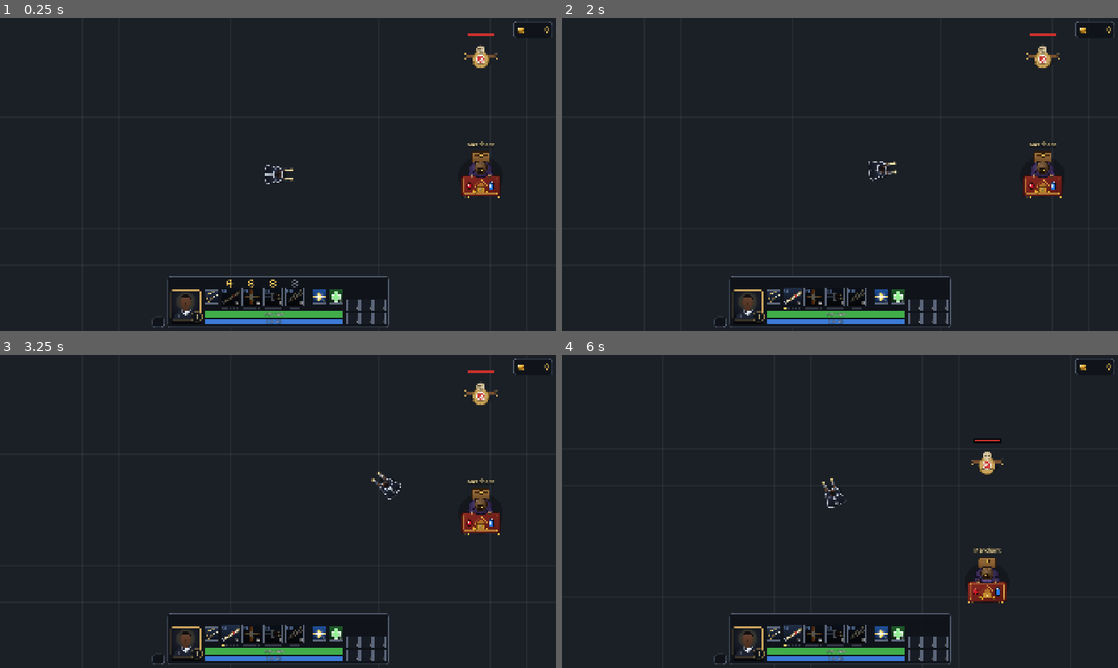
Above: before the commit, frames 1-4 (two rows, left to right).
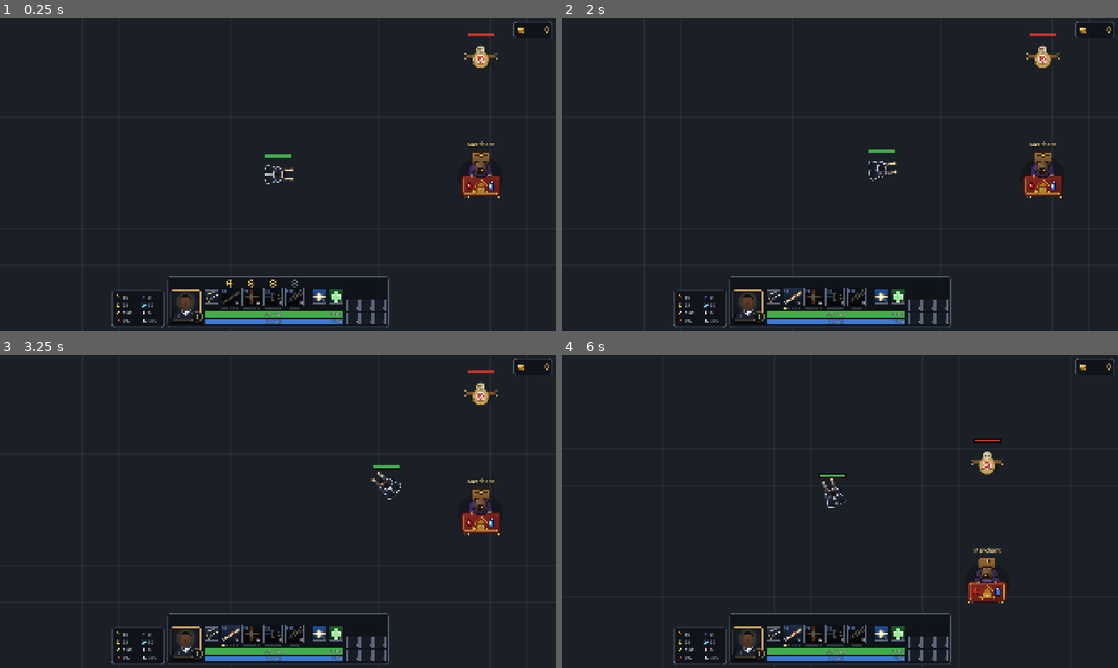
Above: after the commit, the same moments.

Repository: Anhdung1478/lucian-the-lantern
Game: Godot game, scene res://src/stage/stage.tscn
Same seed, same stepped clock (60 frames per second), same inputs: the game is played once before the commit and once after it.
Inputs (mouse positions are in pixels of both pictures, inside the frame that each line leads up to):
- Up to frame 1 (0.25 s): no input
- Up to frame 2 (2 s): click (789, 284) at 0.52 s; tap Enter at 1.25 s; move the mouse to (962, 158) at 1.27 s; press the mouse at (962, 158) at 1.28 s; right-click (962, 158) at 1.55 s
- Up to frame 3 (3.25 s): release the mouse at (400, 495) at 2 s; drag from (166, 527) to (478, 395) at 2.02 s; move the mouse to (333, 442) at 2.77 s; press the mouse at (333, 442) at 2.78 s; right-click (333, 442) at 3.05 s
- Up to frame 4 (6 s): release the mouse at (895, 442) at 3.5 s; drag from (812, 574) to (673, 464) at 3.52 s; tap Space (center_camera) at 4.25, 5.75 s; move the mouse to (1006, 558) at 4.27 s; hold P (open_backpack) 4.28-5 s; hold Space (center_camera) 4.28-5 s; click (1006, 558) at 4.42 s; right-click (1006, 558) at 4.55 s; tap Enter at 5 s; drag from (778, 411) to (984, 464) at 5.02 s; move the mouse to (801, 411) at 5.77 s; hold P (open_backpack) from 5.78 s (still down); hold Right mouse button (move) from 5.78 s (still down); tap 2 (item_2) at 5.85 s; click (801, 411) at 5.92 s

The runs differ from the first frame. In frame 1, 0.3% of the frame differs, in the area x 20-62%, y 43-99%; in frame 2, 0.3%; in frame 3, 0.3%; in frame 4, 0.3%, in the area x 20-62%, y 37-99%.
Error before the commit: Parse Error: Preload file "res://assets/art/stats/hp_regen.svg" does not exist. (res://src/ui/stat_style.gd:23)

Commit message:
Lucian's HP bar above his head, regen per second on the HUD bars, one health/mana regen stat in the extra table; docs
Co-Authored-By: Claude <noreply@anthropic.com>

Diff:
--- /dev/null
+++ b/assets/art/stats/regen.svg
@@ -0,0 +1,10 @@
+<svg xmlns="http://www.w3.org/2000/svg" width="64" height="64" viewBox="0 0 64 64">
+  <!-- Health and Mana Regen: a heart, a droplet and an up arrow -->
+  <g transform="translate(-4 18) scale(0.62)">
+  <path d="M 32 54 C 10 40 6 28 10 20 C 14 10 26 8 32 18 C 38 8 50 10 54 20 C 58 28 54 40 32 54 Z" fill="#6fd36f" stroke="#1a1d24" stroke-width="4" stroke-linejoin="round"/>
+  </g>
+  <g transform="translate(30 18) scale(0.62)">
+  <path d="M 32 6 C 42 22 50 30 50 40 C 50 51 42 58 32 58 C 22 58 14 51 14 40 C 14 30 22 22 32 6 Z" fill="#8fb8ff" stroke="#1a1d24" stroke-width="4" stroke-linejoin="round"/>
+  </g>
+  <path d="M 27 20 L 27 10 L 21 10 L 32 1 L 43 10 L 37 10 L 37 20 Z" fill="#ffffff" stroke="#1a1d24" stroke-width="2.5" stroke-linejoin="round"/>
+</svg>
--- a/src/lucian/lucian.gd
+++ b/src/lucian/lucian.gd
@@ -17,10 +17,12 @@
 const RFC_RING_COLOR := Color(0.62, 0.85, 1.0, 0.45)
 ## Distance from Lucian's center to his gun muzzles.
 const GUN_REACH := 44.0
+## How far above Lucian's center his HP bar sits.
+const HEALTH_BAR_HEIGHT := 62.0
 const MOVE_SPEED_ICON := preload("res://assets/art/ui/buff_move_speed.svg")
 const SHIELD_ICON := preload("res://assets/art/ui/buff_shield.svg")
 const SPEED_BUFF_NAMES := {
-	&"ardent_blaze": "Ardent Blaze", &"fervor": "Fervor", &"stormrazor": "Bolt", &"rocketbelt": "Supersonic",
+	&"ardent_blaze": "Ardent Blaze", &"fervor": "Fervor", &"stormrazor": "Bolt",
 	&"ghost": "Ghost", &"heal": "Heal",
 }
 ## Bloodthirster's Ichorshield: the most it holds, and how fast it fades out
@@ -105,6 +107,10 @@
 	summoners.name = "SummonerSpells"
 	summoners.setup(self)
 	add_child(summoners)
+	var health_bar := LucianHealthBar.new()
+	health_bar.name = "HealthBar"
+	health_bar.position = Vector2(0, -HEALTH_BAR_HEIGHT)
+	add_child(health_bar)
 	stats = base_stats.at_level(progress.level)
 	passives.adjust_stats(stats)
 	hp = stats.max_hp
--- /dev/null
+++ b/src/lucian/lucian_health_bar.gd
@@ -0,0 +1,28 @@
+class_name LucianHealthBar
+extends Node2D
+## Lucian's HP bar above his head, green like the HUD's, with his shields as a
+## white segment after the HP. A child of Lucian's body, not of his Visuals,
+## so it never turns with him. Drawn by hand, so it never swallows clicks.
+
+const SIZE := Vector2(90, 10)
+const FILL := Color(0.25, 0.68, 0.29)
+const SHIELD := Color(0.92, 0.94, 0.97, 0.9)
+
+@onready var lucian: Lucian = get_parent()
+
+
+func _process(_delta: float) -> void:
+	queue_redraw()
+
+
+func _draw() -> void:
+	var rect := Rect2(-SIZE * 0.5, SIZE)
+	draw_rect(rect.grow(2.0), Color(0, 0, 0, 0.8))
+	var max_hp := lucian.stats.max_hp
+	var hp_share := clampf(lucian.hp / max_hp, 0.0, 1.0)
+	var shield_share := minf(lucian.total_shield() / max_hp, 1.0)
+	# Like the HUD bar: the shield follows the HP, pushed back from the end when both don't fit.
+	var shield_start := minf(hp_share, 1.0 - shield_share)
+	draw_rect(Rect2(rect.position, Vector2(SIZE.x * hp_share, SIZE.y)), FILL)
+	if shield_share > 0.0:
+		draw_rect(Rect2(rect.position + Vector2(SIZE.x * shield_start, 0), Vector2(SIZE.x * shield_share, SIZE.y)), SHIELD)
--- a/src/ui/hud/hud.gd
+++ b/src/ui/hud/hud.gd
@@ -28,6 +28,9 @@
 var wallet: Wallet
 ## Shown while the stats key is held.
 var extra_stats := StatsPanel.new()
+## Regeneration per second, at the right end of the HP and mana bars.
+var hp_regen_label: Label
+var mana_regen_label: Label
 
 var _gold_label: Label
 var _fps_label: Label
@@ -91,6 +94,8 @@
 	_shield_overlay.draw.connect(_draw_shield)
 	hp_bar.add_child(_shield_overlay)
 	hp_bar.move_child(_shield_overlay, 0)
+	hp_regen_label = _regen_label(hp_bar, 13)
+	mana_regen_label = _regen_label(mana_bar, 11)
 	_build_gold()
 	_fps_label = UiStyle.label("", 16, UiStyle.DIM_COLOR)
 	_fps_label.set_anchors_and_offsets_preset(Control.PRESET_CENTER_TOP)
@@ -123,6 +128,8 @@
 	_buff_bar.show_buffs(lucian.buffs())
 	mana_bar.value = lucian.mana / stats.max_mana
 	mana_label.text = "%d / %d" % [roundi(lucian.mana), roundi(stats.max_mana)]
+	hp_regen_label.text = "+%s/s" % TooltipText.number(snappedf(stats.hp_regen, 0.1))
+	mana_regen_label.text = "+%s/s" % TooltipText.number(snappedf(stats.mana_regen, 0.1))
 	extra_stats.visible = Input.is_action_pressed(&"toggle_stats") and not Input.is_key_pressed(KEY_CTRL)
 	if extra_stats.visible:
 		# On top of the stats panel, or in its place when it is hidden.
@@ -162,6 +169,20 @@
 	_buff_bar.offset_right = _buff_bar.offset_left
 	_buff_bar.offset_bottom = -12.0 - bottom_panel.size.y - BUFF_GAP
 	_buff_bar.offset_top = _buff_bar.offset_bottom
+
+
+func _regen_label(bar: ProgressBar, font_size: int) -> Label:
+	var label := Label.new()
+	label.set_anchors_and_offsets_preset(Control.PRESET_FULL_RECT)
+	label.offset_right = -8.0
+	label.horizontal_alignment = HORIZONTAL_ALIGNMENT_RIGHT
+	label.vertical_alignment = VERTICAL_ALIGNMENT_CENTER
+	label.add_theme_font_size_override(&"font_size", font_size)
+	label.add_theme_color_override(&"font_outline_color", Color.BLACK)
+	label.add_theme_constant_override(&"outline_size", 4)
+	label.mouse_filter = Control.MOUSE_FILTER_IGNORE
+	bar.add_child(label)
+	return label
 
 
 ## The shield, white, right after the HP on the HP bar (pushed back from the
--- a/src/ui/hud/stats_panel.gd
+++ b/src/ui/hud/stats_panel.gd
@@ -8,7 +8,7 @@
 	&"ad", &"ap", &"armor", &"mr", &"attack_speed", &"ability_haste", &"crit_chance", &"move_speed",
 ]
 const EXTRA: Array[StringName] = [
-	&"hp_regen", &"mana_regen", &"heal_shield_power", &"armor_pen", &"magic_pen",
+	&"regen", &"heal_shield_power", &"armor_pen", &"magic_pen",
 	&"lifesteal", &"omnivamp", &"attack_range", &"tenacity",
 ]
 
@@ -39,7 +39,7 @@
 
 ## The number shown for `key`. Uses Lucian's live values where they differ
 ## from his stats: the crit cheat, move speed buffs, Rapid Firecannon's range.
-## Regen is per 5 seconds, like LoL.
+## Regen is "health / mana" per second, like the HUD bars.
 static func value_text(target: Lucian, key: StringName) -> String:
 	var stats := target.stats
 	match key:
@@ -51,8 +51,8 @@
 			return str(roundi(target.current_move_speed()))
 		&"attack_range":
 			return str(roundi(target.attack_range()))
-		&"hp_regen", &"mana_regen":
-			return TooltipText.number(snappedf(stats.get(key) * 5.0, 0.1))
+		&"regen":
+			return "%s / %s" % [TooltipText.number(snappedf(stats.hp_regen, 0.1)), TooltipText.number(snappedf(stats.mana_regen, 0.1))]
 	if ItemStats.is_percent(key):
 		return "%d%%" % roundi(stats.get(key) * 100.0)
 	return str(roundi(stats.get(key)))
--- a/src/ui/stat_style.gd
+++ b/src/ui/stat_style.gd
@@ -1,12 +1,12 @@
 class_name StatStyle
 extends RefCounted
 ## How each stat looks: icon, color, name and hover text. Covers every item
-## stat key (ItemStats) plus the panel-only hp_regen, mana_regen and
-## attack_range. move_speed_pct looks like move_speed.
+## stat key (ItemStats) plus the panel-only regen (health and mana together)
+## and attack_range. move_speed_pct looks like move_speed.
 
 const KEYS: Array[StringName] = [
 	&"ad", &"ap", &"armor", &"mr", &"attack_speed", &"ability_haste", &"crit_chance", &"move_speed",
-	&"move_speed_pct", &"max_hp", &"max_mana", &"hp_regen", &"mana_regen", &"heal_shield_power",
+	&"move_speed_pct", &"max_hp", &"max_mana", &"regen", &"heal_shield_power",
 	&"armor_pen", &"magic_pen", &"lifesteal", &"omnivamp", &"attack_range", &"tenacity",
 ]
 const ICONS := {
@@ -20,8 +20,7 @@
 	&"move_speed": preload("res://assets/art/stats/move_speed.svg"),
 	&"max_hp": preload("res://assets/art/stats/max_hp.svg"),
 	&"max_mana": preload("res://assets/art/stats/max_mana.svg"),
-	&"hp_regen": preload("res://assets/art/stats/hp_regen.svg"),
-	&"mana_regen": preload("res://assets/art/stats/mana_regen.svg"),
+	&"regen": preload("res://assets/art/stats/regen.svg"),
 	&"heal_shield_power": preload("res://assets/art/stats/heal_shield_power.svg"),
 	&"armor_pen": preload("res://assets/art/stats/armor_pen.svg"),
 	&"magic_pen": preload("res://assets/art/stats/magic_pen.svg"),
@@ -41,8 +40,7 @@
 	&"move_speed": Color("ffffff"),
 	&"max_hp": Color("6fd36f"),
 	&"max_mana": Color("8fb8ff"),
-	&"hp_regen": Color("6fd36f"),
-	&"mana_regen": Color("8fb8ff"),
+	&"regen": Color("6fd36f"),
 	&"heal_shield_power": Color("7fe3c4"),
 	&"armor_pen": Color("ff7a5a"),
 	&"magic_pen": Color("b48cff"),
@@ -52,7 +50,7 @@
 	&"tenacity": Color("c9b28a"),
 }
 ## Stats no item gives.
-const EXTRA_NAMES := {&"hp_regen": "Health Regen", &"mana_regen": "Mana Regen", &"attack_range": "Attack Range"}
+const EXTRA_NAMES := {&"regen": "Health / Mana Regen", &"attack_range": "Attack Range"}
 ## TooltipText markup.
 const DESCRIPTIONS := {
 	&"ad": "Basic attacks deal this much [phys]physical damage[/phys]. Many skills grow with it.",
@@ -65,8 +63,7 @@
 	&"move_speed": "Units Lucian moves per second.",
 	&"max_hp": "Lucian's health.",
 	&"max_mana": "Spent to cast skills.",
-	&"hp_regen": "[hp]Health[/hp] restored every 5 seconds.",
-	&"mana_regen": "[mana]Mana[/mana] restored every 5 seconds.",
+	&"regen": "[hp]Health[/hp] / [mana]mana[/mana] restored every second.",
 	&"heal_shield_power": "Makes heals and shields on Lucian stronger.",
 	&"armor_pen": "Ignores this share of the target's armor.",
 	&"magic_pen": "Ignores this share of the target's magic resist.",
--- a/tests/unit/test_lucian_casting.gd
+++ b/tests/unit/test_lucian_casting.gd
@@ -93,3 +93,10 @@
 	assert_true(lucian.is_skill_blocked(Slot.Q))
 	assert_true(lucian.is_skill_blocked(Slot.W))
 	assert_false(lucian.is_skill_blocked(Slot.E))
+
+
+func test_lucian_has_a_health_bar_that_never_turns() -> void:
+	var bar := lucian.get_node("HealthBar") as LucianHealthBar
+	assert_not_null(bar)
+	lucian.visuals.face(Vector2.DOWN)
+	assert_eq(bar.global_rotation, 0.0)
--- a/tests/unit/test_stats_panel.gd
+++ b/tests/unit/test_stats_panel.gd
@@ -14,7 +14,8 @@
 	assert_eq(StatsPanel.value_text(lucian, &"crit_chance"), "50%")
 	assert_eq(StatsPanel.value_text(lucian, &"attack_speed"), "%.2f" % lucian.stats.attack_speed)
 	assert_eq(StatsPanel.value_text(lucian, &"attack_range"), "500")
-	assert_eq(StatsPanel.value_text(lucian, &"hp_regen"), TooltipText.number(snappedf(lucian.stats.hp_regen * 5.0, 0.1)))
+	assert_eq(StatsPanel.value_text(lucian, &"regen"), "%s / %s" % [
+		TooltipText.number(snappedf(lucian.stats.hp_regen, 0.1)), TooltipText.number(snappedf(lucian.stats.mana_regen, 0.1))])
 	for key in StatsPanel.MAIN + StatsPanel.EXTRA:
 		assert_ne(StatsPanel.value_text(lucian, key), "", str(key))
 
@@ -24,7 +25,7 @@
 	extra.keys = StatsPanel.EXTRA
 	add_child_autofree(extra)
 	var grid := extra.get_child(0)
-	assert_eq(grid.get_child_count(), 9)
+	assert_eq(grid.get_child_count(), 8)
 	assert_true(grid.get_child(0) is StatCell)
 
 
@@ -51,3 +52,12 @@
 	Input.action_release(&"toggle_stats")
 	await wait_process_frames(2)
 	assert_false(hud.extra_stats.visible)
+
+
+func test_bars_show_regen_per_second() -> void:
+	var hud: Hud = load("res://src/ui/hud/hud.tscn").instantiate()
+	add_child_autofree(hud)
+	hud.setup(lucian, Wallet.new())
+	await wait_process_frames(2)
+	assert_eq(hud.hp_regen_label.text, "+%s/s" % TooltipText.number(snappedf(lucian.stats.hp_regen, 0.1)))
+	assert_eq(hud.mana_regen_label.text, "+%s/s" % TooltipText.number(snappedf(lucian.stats.mana_regen, 0.1)))
Not shown, added: assets/art/stats/regen.svg.import
Binary file added: docs/report/phase4/actives_1_galeforce.png
Not shown, added: docs/report/phase4/actives_1_galeforce.png.import
Binary file changed: docs/report/phase4/actives_2_rocketbelt.png
Binary file changed: docs/report/phase4/stats_1_extra.png
Not shown, added: src/lucian/lucian_health_bar.gd.uid
Not shown, changed: docs/implementation/phase4.md
Not shown, changed: docs/items.md
Not shown, changed: docs/lucian_game_design.md
Not shown, changed: docs/report/phase4.md
Not shown, changed: docs/ui_design.md
